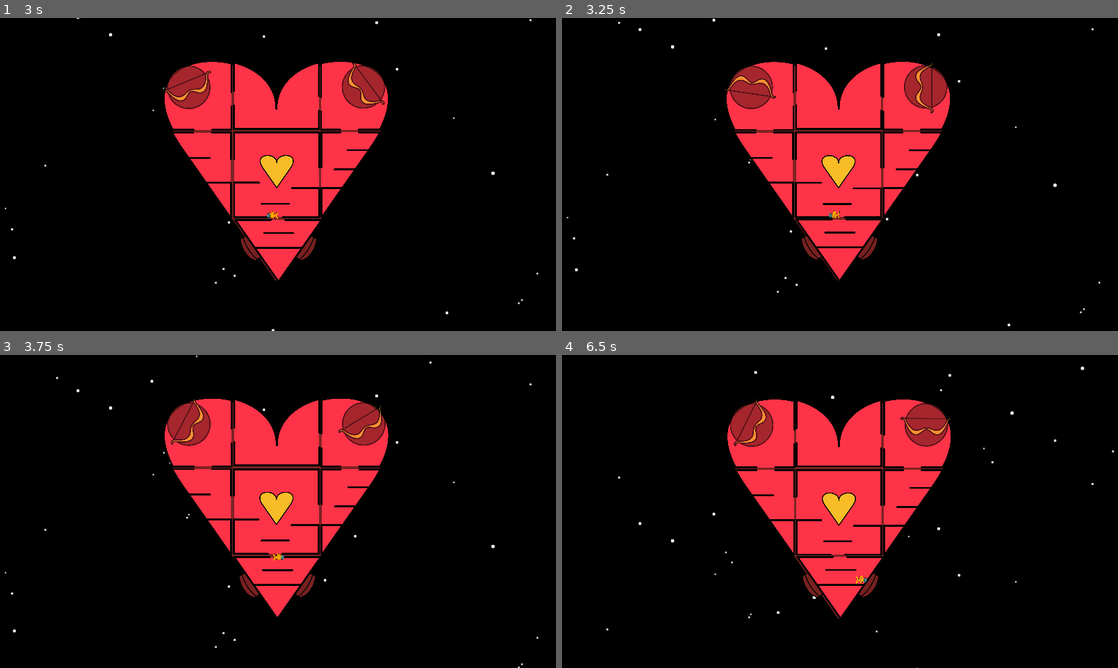
Above: before the commit, frames 1-4 (two rows, left to right).
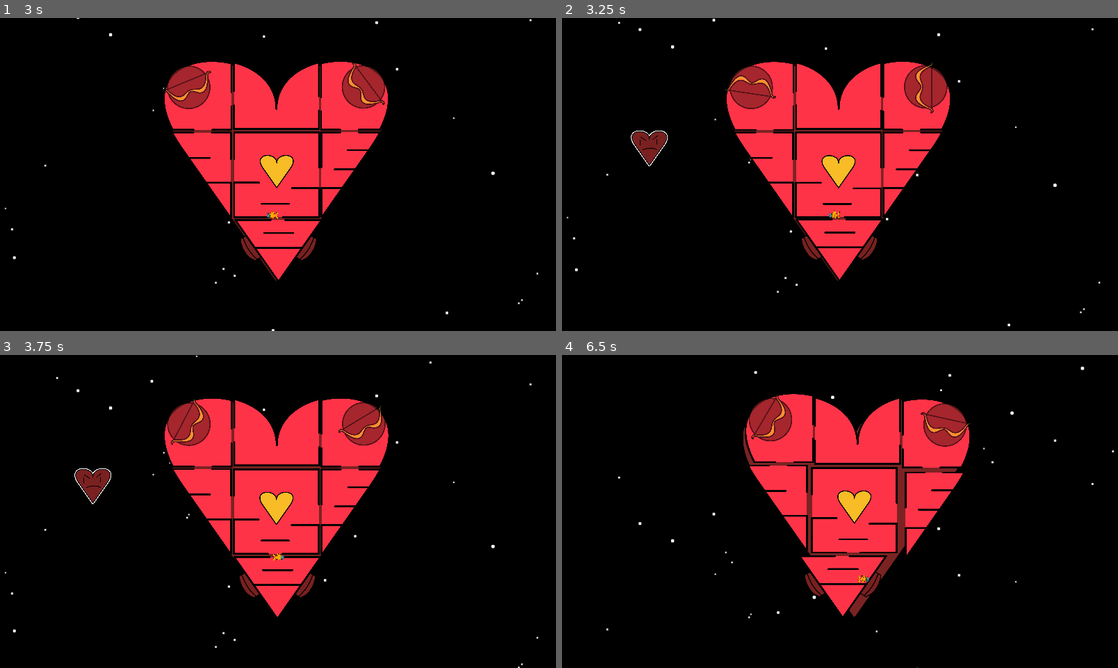
Above: after the commit, the same moments.

Repository: BreannaBre/GodotProject
Game: Godot game, scene res://scenes/main.tscn
Two runs of this game, one before a commit and one after it. Both use one fixed random seed, a clock stepped at 60 frames per second and the inputs below.
Inputs (mouse positions are in pixels of both pictures, inside the frame that each line leads up to):
- Up to frame 1 (3 s): move the mouse to (400, 158) at 0.52 s; hold Right (Player1Right) 0.53-1.25 s; click (400, 158) at 0.67 s; tap Up (Player1Jump) at 0.77 s; drag from (166, 190) to (189, 86) at 1.27 s; move the mouse to (333, 105) at 2.02 s; hold Left (Player1Left) 2.03-2.75 s; drag from (250, 237) to (189, 86) at 2.77 s
- Up to frame 2 (3.25 s): no input
- Up to frame 3 (3.75 s): move the mouse to (444, 558) at 3.52 s; hold Right (Player1Right) from 3.53 s (still down)
- Up to frame 4 (6.5 s): tap Up (Player1Jump) at 3.77 s; release Right (Player1Right) at 4.25 s; drag from (673, 464) to (751, 423) at 4.27 s; move the mouse to (867, 511) at 5.02 s; hold Right (Player1Right) 5.03-5.75 s; click (867, 511) at 5.17 s; drag from (756, 433) to (928, 511) at 5.77 s

Frame 1 is identical in both runs. In frame 2, 0.4% of the frame differs, in the area x 12-19%, y 36-48%; in frame 3, 0.4%; in frame 4, 9.3%, in the area x 29-74%, y 12-85%.

Commit message:
love bombs

Diff:
--- a/assets/enemies/enemy.svg
+++ b/assets/enemies/enemy.svg
@@ -1 +1 @@
-<svg xmlns="http://www.w3.org/2000/svg" width="96.42020580935423" height="94.15365910527544"><line x1="41.570593181175354" y1="8.516 …(90092 unchanged characters)…
+<svg xmlns="http://www.w3.org/2000/svg" width="96.42020580935423" height="94.15365910527544" viewBox="-1 -1 98 97"><line x1="41.570593181175354" y1="8.516 …(90092 unchanged characters)…
--- a/project.godot
+++ b/project.godot
@@ -28,6 +28,10 @@
 
 window/size/mode=2
 window/stretch/mode="canvas_items"
+
+[global_group]
+
+room_bodies=""
 
 [input]
 
--- a/scenes/angry_face.tscn
+++ b/scenes/love_bomb.tscn
@@ -1,7 +1,7 @@
 [gd_scene load_steps=4 format=3 uid="uid://ceklprmmr1v5j"]
 
-[ext_resource type="Script" path="res://src/angry_face.gd" id="1_gniqi"]
-[ext_resource type="Texture2D" uid="uid://btkcvrhgiuvsf" path="res://assets/angry_face.png" id="2_tbhhq"]
+[ext_resource type="Script" path="res://src/love_bomb.gd" id="1_gniqi"]
+[ext_resource type="Texture2D" uid="uid://dsap63ndp6gvd" path="res://assets/enemies/enemy.svg" id="2_6ksbp"]
 
 [sub_resource type="CircleShape2D" id="CircleShape2D_tc5fp"]
 radius = 40.0
@@ -17,10 +17,15 @@
 collision_mask = 12
 gravity_scale = 0.0
 lock_rotation = true
+contact_monitor = true
+max_contacts_reported = 2
 
 [node name="Sprite" type="Sprite2D" parent="Body"]
-scale = Vector2(0.4, 0.4)
-texture = ExtResource("2_tbhhq")
+unique_name_in_owner = true
+scale = Vector2(0.2, 0.2)
+texture = ExtResource("2_6ksbp")
 
 [node name="Shape" type="CollisionShape2D" parent="Body"]
 shape = SubResource("CircleShape2D_tc5fp")
+
+[connection signal="body_entered" from="Body" to="." method="_on_body_entered"]
--- a/src/angry_face.gd
+++ b/src/love_bomb.gd
@@ -1,16 +1,21 @@
 class_name AngryFace
 extends Enemy
 
+var sprite: Sprite2D
 var body: RigidBody2D
 const ACCEL := 50
 const SPEED := 10000
 const TURN := 60
+const EXPLODE_FORCE := 20000
 
 # Called when the node enters the scene tree for the first time.
 func _ready() -> void:
 	var body_unsafe := get_node("%Body")
 	assert(body_unsafe is RigidBody2D, "Somebody's been mucking with the angry face nodes")
 	body = body_unsafe as RigidBody2D
+	var sprite_unsafe := get_node("%Sprite")
+	assert(sprite_unsafe is Sprite2D, "Angry face sprite error")
+	sprite = sprite_unsafe as Sprite2D
 
 func _physics_process(_delta: float) -> void:
 	if sleep:
@@ -22,6 +27,8 @@
 	var target_angle := body.linear_velocity.angle_to(target - body.position)
 	var heading := body.linear_velocity.normalized()
 	var force := Vector2(0,0)
+
+	sprite.flip_h = heading.x < 0
 
 	if speed > SPEED+20:
 		force -= heading * ACCEL
@@ -39,3 +46,14 @@
 
 func set_pos(new_pos: Vector2) -> void:
 	body.transform.origin = new_pos
+
+func _on_body_entered(_other: Node) -> void:
+	var ship := get_tree().get_nodes_in_group("room_bodies")
+	for room_body in ship:
+		assert(room_body is RigidBody2D, "Don't touch the room_bodies group please!")
+		var safe_room := room_body as RigidBody2D
+		var dist := body.global_position.distance_to(safe_room.global_position)
+		var dir := body.global_position.direction_to(safe_room.global_position)
+		var force := EXPLODE_FORCE / maxf(1.0, dist)
+		safe_room.apply_impulse(force * dir)
+	queue_free()
--- a/src/main.gd
+++ b/src/main.gd
@@ -15,8 +15,13 @@
 var mouse_dragging := false
 var mouse_params := PhysicsPointQueryParameters2D.new()
 
-const ANGRY_FACE_SCENE := preload("res://scenes/angry_face.tscn")
+const ANGRY_FACE_SCENE := preload("res://scenes/love_bomb.tscn")
 var enemies: Array[Enemy] = []
+var windowSize := DisplayServer.screen_get_size()
+const SPAWN_DELTA := 0.25
+const INIT_DELAY := 3.0
+var spawn_delay: float
+var spawn_tick_acc: float
 
 func _ready() -> void:
 	core_coords = get_viewport_rect().size / 2
@@ -44,9 +49,11 @@
 	right.pop_on(mid.body)
 	bottom.pop_on(mid.body)
 
-	#var new_enemy := add_enemy(ANGRY_FACE_SCENE, Vector2(0, 400))
-	#new_enemy.set_target(core_coords)
-	#new_enemy.set_sleep(false)
+	spawn_delay = INIT_DELAY
+	spawn_tick_acc = 0
+
+func _process(_delta: float) -> void:
+	spawn_tick(_delta)
 
 func _physics_process(_delta: float) -> void:
 	for room in rooms:
@@ -99,7 +106,18 @@
 	add_child(new_room)
 	new_room.set_pos(coords)
 	rooms.append(new_room)
+	new_room.body.add_to_group("room_bodies")
 	return new_room
+
+func spawn_tick(delta: float) -> void:
+	spawn_tick_acc += delta
+	if (spawn_tick_acc > spawn_delay):
+		spawn_tick_acc = 0
+		spawn_delay = maxf(spawn_delay - SPAWN_DELTA, SPAWN_DELTA)
+		var location := windowSize.x/2 * Vector2.from_angle(randf_range(-PI, 0))
+		var new_enemy := add_enemy(ANGRY_FACE_SCENE, location + core_coords)
+		new_enemy.set_target(core_coords)
+		new_enemy.set_sleep(false)
 
 func add_enemy(enemy: PackedScene, coords: Vector2) -> Enemy:
 	var new_node := enemy.instantiate()
Not shown, added: scenes/mai7390.tmp
